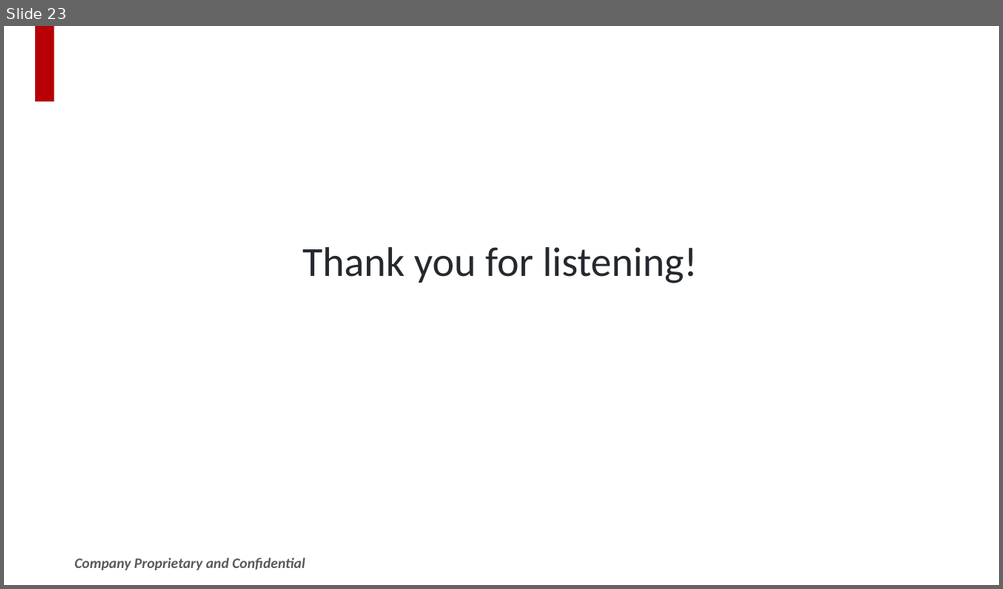
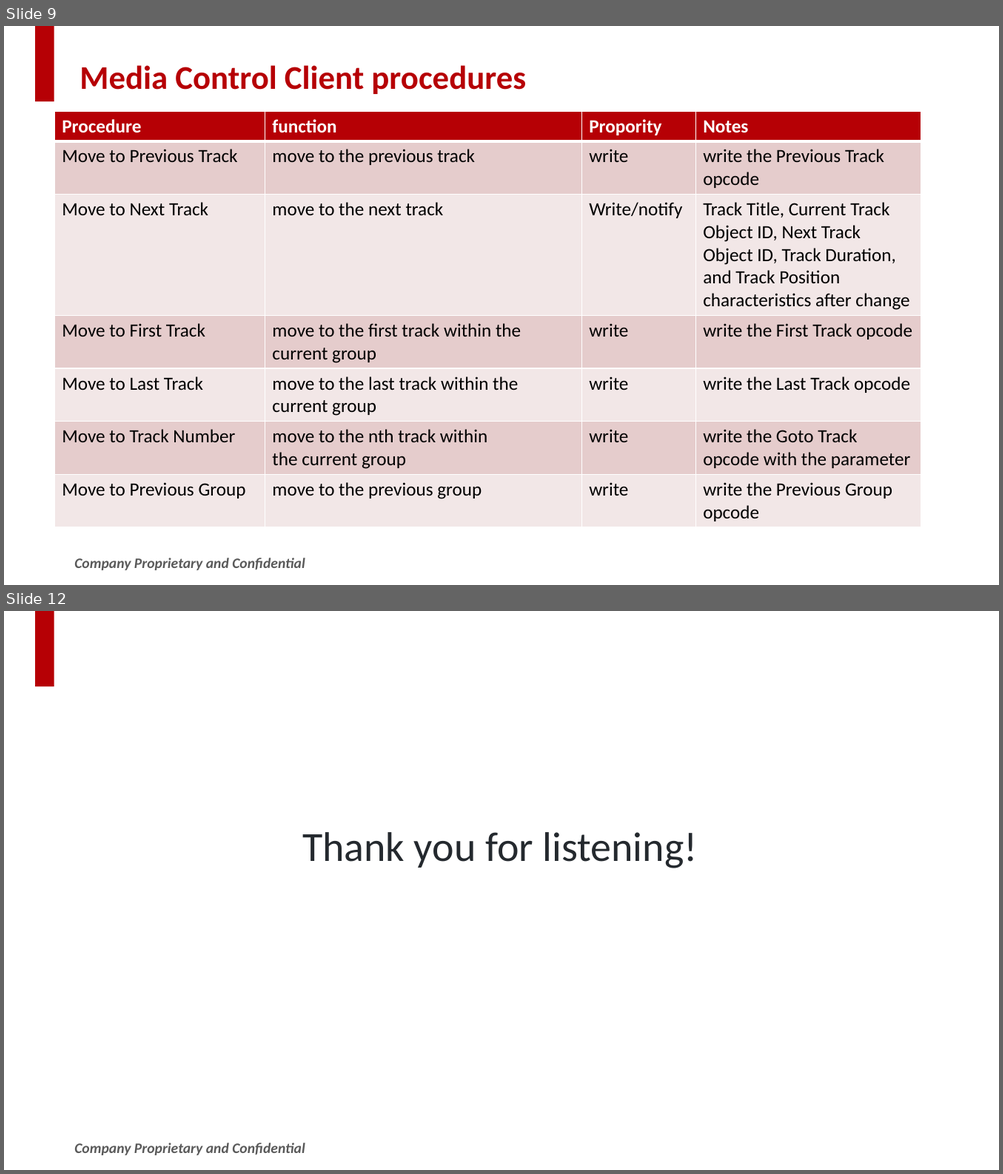
Before and after one commit to SWJTUjch/obsidian, a slide deck: Bluetooth/LE Audio/MCP/LE_Audio_MCP_sharing.pptx. Shown one above the other, each under a label of ours: slide 23 before the commit, slides 9 and 12 after it; the slides between them are not shown. The pictures are 1003x589 and 1003x1174 pixels, drawn with LibreOffice and Linux fonts; fonts in the diff are those of the drawing; background and template pictures are left out. Boxes give left, top, right and bottom in pixels: in the first picture for what was removed or moved away, otherwise in the second. Text is boxed around its words. In the diff, an @@ line names an element or a change of style, - is before the commit and + after.

```diff
--- a/Bluetooth/LE Audio/MCP/LE_Audio_MCP_sharing.pptx
+++ b/Bluetooth/LE Audio/MCP/LE_Audio_MCP_sharing.pptx
@@ slide 9 added at (4,26,999,585), background #FFFFFF; not listed: 2 template elements that a slide beside it also shows @@
@@ title added at (79,65,526,94), 32 pt, text #B60005, bold @@
+Media Control Client procedures
@@ table added at (55,111,921,525), 7 rows, 4 columns @@
+Procedure | function | Propority | Notes
+Move to Previous Track | move to the previous track | write | write the Previous Track opcode
+Move to Next Track | move to the next track | Write/notify | Track Title, Current Track Object ID, Next Track Object ID, Track Duration, and Track Position characteristics after change
+Move to First Track | move to the first track within the / current group | write | write the First Track opcode
+Move to Last Track | move to the last track within the current group | write | write the Last Track opcode
+Move to Track Number | move to the nth track within / the current group | write | write the Goto Track opcode with the parameter
+Move to Previous Group | move to the previous group | write | write the Previous Group opcode
@@ what was slide 23 is now slide 12 @@
```
Also in this commit, not shown: 6 slides changed, 3 other slides added, 15 slides removed, 19 other files.
